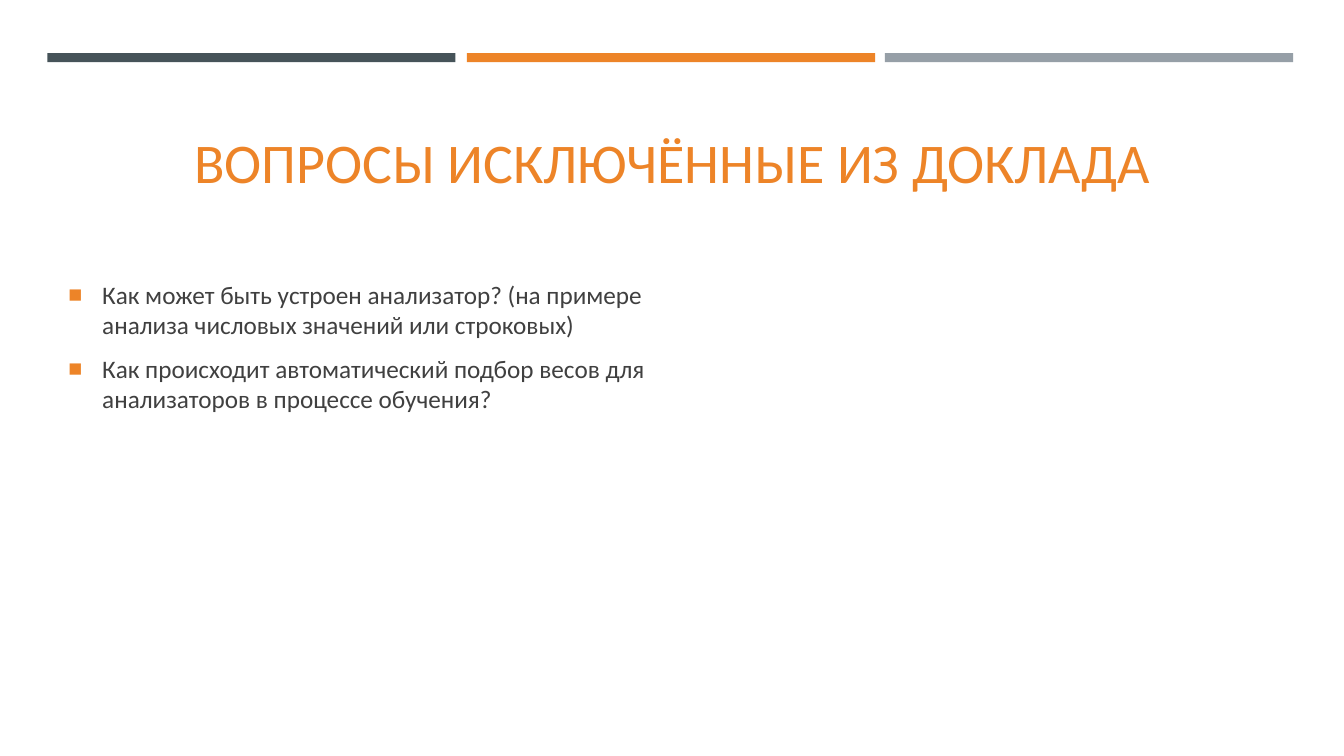
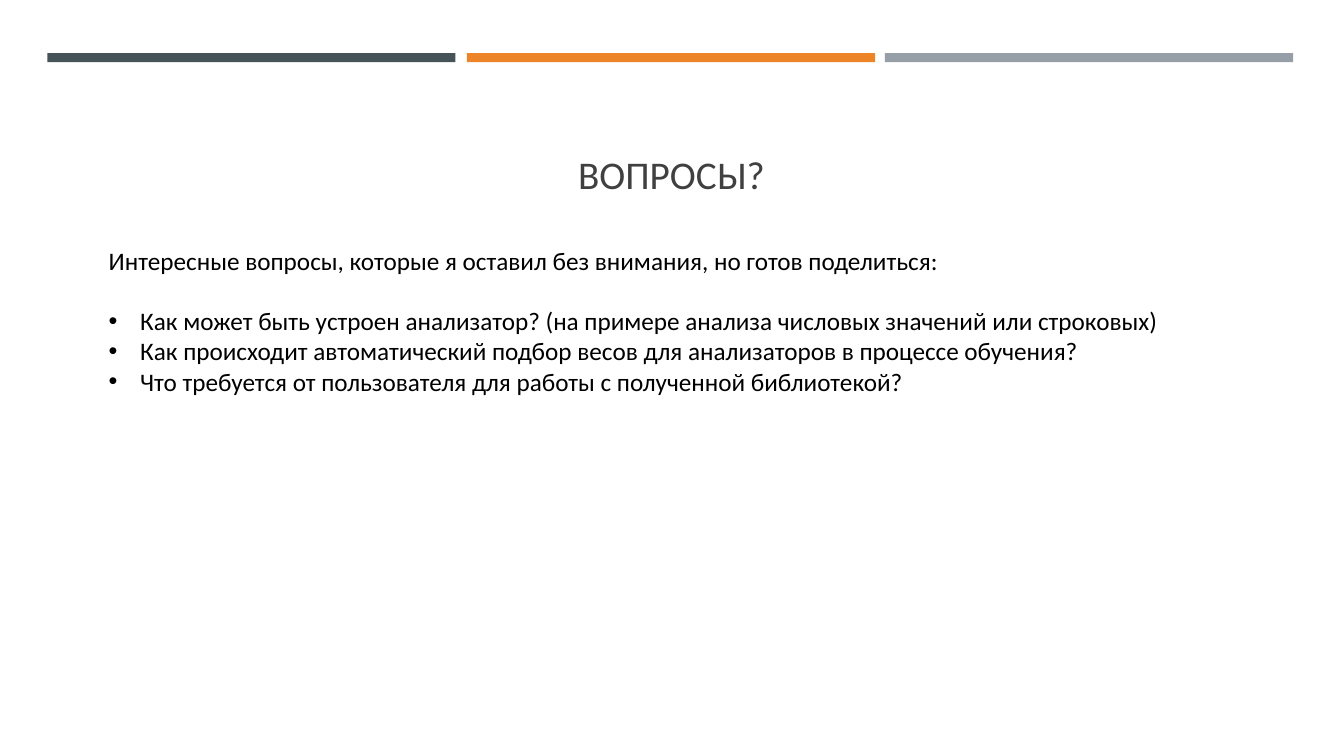
Before and after one commit to SkibaSAY/IPS_University, a slide deck: slide 26 of IPSLib/Documentation/Доклад для конференции/Доклад.pptx (slide 10 before the commit). Drawn at 1344x756 pixels with LibreOffice and Linux fonts; fonts in the diff are those of the drawing. Boxes give left, top, right and bottom in pixels: in the first picture for what was removed or moved away, otherwise in the second. Text is boxed around its words. In the diff, an @@ line names an element or a change of style, - is before the commit and + after.

Commit message:
Дописал доклад

```diff
--- a/IPSLib/Documentation/Доклад для конференции/Доклад.pptx
+++ b/IPSLib/Documentation/Доклад для конференции/Доклад.pptx
@@ title removed at <box>194,138,1149,192</box> @@
-ВОПРОСЫ ИСКЛЮЧЁННЫЕ ИЗ ДОКЛАДА
@@ title added at <box>578,162,765,190</box>, 28 pt, text #404040 @@
+ВОПРОСЫ?
@@ text "Интересные вопросы, которые я оставил ...": place and size @@
-text "Интересные вопросы, которые я оставил ..." at <box>102,286,645,412</box>
+text "Интересные вопросы, которые я оставил ..." at <box>109,253,1157,395</box>
@@ text at <box>109,253,937,274</box>: paragraph added @@
+Интересные вопросы, которые я оставил без внимания, но готов поделиться:
@@ text at <box>140,311,1157,364</box>: text colour #404040 to #000000 in "Как может быть устроен анализатор? (на примере ...", "Как происходит автоматический подбор весов для анализаторов ..."; bullet ■ to •; less space between paragraphs @@
@@ text at <box>140,373,903,395</box>: paragraph added @@
+• Что требуется от пользователя для работы с полученной библиотекой?
```
Also in this commit, not shown: 4 slides added, 3 other files.
